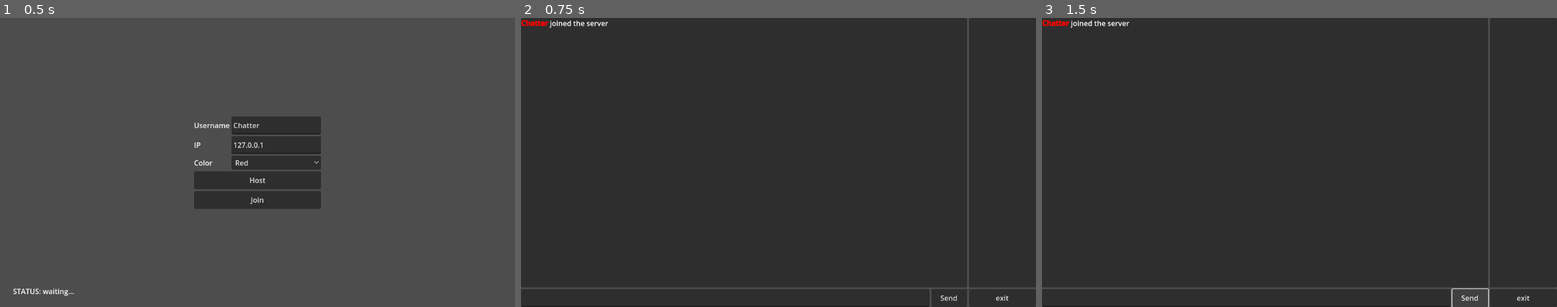
Above: before the commit, frames 1-3 (left to right).
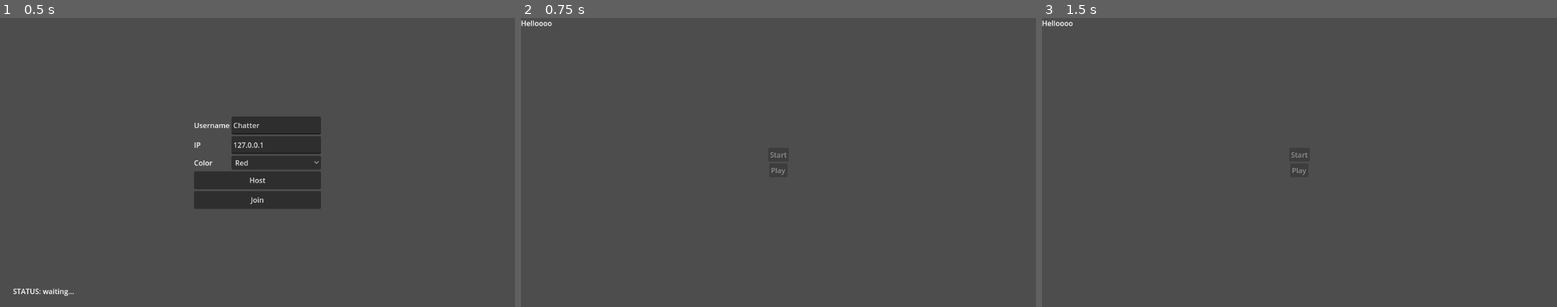
Above: after the commit, the same moments.

Repository: Tom3s/wildest-cards
Game: Godot game, scene res://OnlineMenu.tscn
The game is run twice, just before and just after one commit, with the same random seed, the same clock (stepped at 60 frames per second) and the same inputs. Before the commit the project has no main scene; this scene is started directly in both runs.
Inputs (mouse positions are in pixels of both pictures, inside the frame that each line leads up to):
- Up to frame 1 (0.5 s): no input
- Up to frame 2 (0.75 s): click "Host" at 0.5 s
- Up to frame 3 (1.5 s): click (1469, 298) at 1.25 s, where only the run before the commit has a clickable "Send"

Frame 1 is identical in both runs. In frame 2, 99% of the frame differs, in the area x 0-100%, y 0-100%; in frame 3, 98%.
Error before the commit: Cannot call method 'get_multiplayer' on a null value. (res://OnlineMenu.gd:61)
Error after the commit: Cannot call method 'get_multiplayer' on a null value. (res://OnlineMenu.gd:62)

Commit message:
Turns for players

Diff:
--- /dev/null
+++ b/CardFactory.gd
@@ -0,0 +1,42 @@
+extends Node
+class_name CardFactory
+
+const COLORS = [
+	'red',
+	'blue',
+	'green',
+	'yellow',
+]
+
+const MIN_VALUE = 0
+const MAX_VALUE = 10
+
+const COLORED_SPECIALS = [
+	'drawTwo',
+	'reverse',
+	'skip',
+]
+
+const WILD_SPECIALS = [
+	'basic',
+	'drawFour',
+]
+
+static func getNewDeck() -> Array[String]:
+	var deck = []
+	for color in COLORS:
+		for value in range(MIN_VALUE, MAX_VALUE + 1):
+			deck.append(color + '/' + str(value))
+		for special in COLORED_SPECIALS:
+			deck.append(color + '/' + special)
+			deck.append(color + '/' + special)
+	for special in WILD_SPECIALS:
+		deck.append('wild/' + special)
+		deck.append('wild/' + special)
+		deck.append('wild/' + special)
+
+	# this ensures that the deck is always shuffled differently
+	randomize()
+	deck.shuffle()
+
+	return deck
--- a/Global/Network.gd
+++ b/Global/Network.gd
@@ -7,6 +7,7 @@
 
 var username: String = "Chatter"
 var userColor: String = "Red"
+var userId: int = -1
 
 var userList: Dictionary = {}
 
@@ -49,7 +50,7 @@
 	changeToChatroom()
 
 func changeToChatroom():
-	get_tree().change_scene_to_file("res://Chatroom.tscn")
+	get_tree().change_scene_to_file("res://Ingame/MatchIngame.tscn")
 
 func closeConnection():
 	get_tree().get_multiplayer().multiplayer_peer = null
--- /dev/null
+++ b/Ingame/DrawPile.gd
@@ -0,0 +1,28 @@
+extends Node2D
+class_name DrawPile
+
+var cards = []
+
+signal outOfCards
+signal reshuffled
+
+func reset():
+	cards = CardFactory.getNewDeck()
+
+func reshuffle(playedCards: Array[String]) -> void:
+	cards = playedCards
+	randomize()
+	cards.shuffle()
+	reshuffled.emit()
+
+
+func drawCards(quantity: int = 1) -> Array[String]:
+	if cards.size() < quantity:
+		outOfCards.emit()
+		await reshuffled
+
+	var drawnCards = []
+	for i in range(quantity):
+		drawnCards.append(cards.pop_back())
+
+	return drawnCards
--- /dev/null
+++ b/Ingame/MatchEventListener.gd
@@ -0,0 +1,75 @@
+extends Node
+class_name MatchEventListener
+
+@onready var startButton: Button = %StartButton
+@onready var playButton: Button = %PlayButton
+@onready var playerList: RichTextLabel = %PlayerList
+
+@onready var state: MatchStateMachine = %MatchStateMachine
+
+
+
+func setup():
+	playButton.disabled = true
+	startButton.disabled = Network.userId != 1
+	connectSignals()
+
+func connectSignals():
+	startButton.pressed.connect(startGame)
+	playButton.pressed.connect(onPlayButton_pressed)
+
+	Network.userListNeedsUpdate.connect(onNetwork_userListNeedsUpdate)
+	get_tree().get_multiplayer().peer_disconnected.connect(onUserLeftServer)
+
+func onPlayButton_pressed():
+	rpc("incrementPlayerIndexForAll")
+	await state.playerIndexIncremented
+	print('[MatchEventListener.gd] Player index incremented; client: ', Network.userId)
+	# playerList.setPlayers(state.playerNames, state.currentPlayerIndex)
+	# rpc("setPlayerListForAll")
+	# rpc("setPlayButtonEnabled")
+
+
+@rpc("any_peer", "call_local", "reliable")
+func incrementPlayerIndexForAll():
+	state.incrementPlayerIndex()
+	setPlayerListForAll()
+	setPlayButtonEnabled()
+
+@rpc("any_peer", "call_local", "reliable")
+func setPlayerListForAll() -> void:
+	playerList.setPlayers(state.playerNames, state.currentPlayerIndex)
+
+func onNetwork_userListNeedsUpdate():
+	state.playerIds.clear()
+	state.playerNames.clear()
+	for userId in Network.userList:
+		state.playerIds.append(userId.to_int())
+		state.playerNames.append(Network.userList[userId])
+
+	print('[MatchEventListener.gd] User list updated.')
+
+
+
+func onUserLeftServer(id: int):
+	Network.userList.erase(str(id))
+	onNetwork_userListNeedsUpdate()
+
+func startGame():
+	print('[MatchEventListener.gd] Starting game.')
+	state.currentPlayerIndex = 0
+	setPlayerListForAll()
+	setPlayButtonEnabled()
+	rpc("initClients")
+
+@rpc("call_remote", "reliable")
+func initClients():
+	print('[MatchEventListener.gd] Initializing clients.')
+	state.currentPlayerIndex = 0
+	setPlayerListForAll()
+	setPlayButtonEnabled()
+
+@rpc("any_peer", "call_local", "reliable")
+func setPlayButtonEnabled():
+	print('[MatchEventListener.gd] Setting button; current: ', state.currentPlayerIndex, ' my id: ', Network.userId)
+	playButton.disabled = state.playerIds[state.currentPlayerIndex] != Network.userId
--- /dev/null
+++ b/Ingame/MatchIngame.gd
@@ -0,0 +1,8 @@
+extends Node2D
+
+
+func _ready():
+	setup()
+
+func setup():
+	%MatchEventListener.setup()
--- /dev/null
+++ b/Ingame/MatchIngame.tscn
@@ -0,0 +1,68 @@
+[gd_scene load_steps=7 format=3 uid="uid://ddmm7kh3jndg6"]
+
+[ext_resource type="Script" path="res://Ingame/MatchIngame.gd" id="1_3heis"]
+[ext_resource type="Script" path="res://Ingame/PlayerList.gd" id="2_fkp6r"]
+[ext_resource type="Script" path="res://Ingame/DrawPile.gd" id="3_tt3b6"]
+[ext_resource type="Script" path="res://Ingame/PlayedPile.gd" id="4_lmc7c"]
+[ext_resource type="Script" path="res://Ingame/MatchStateMachine.gd" id="5_0k6p4"]
+[ext_resource type="Script" path="res://Ingame/MatchEventListener.gd" id="6_qujvo"]
+
+[node name="MatchIngame" type="Node2D"]
+script = ExtResource("1_3heis")
+
+[node name="CanvasLayer" type="CanvasLayer" parent="."]
+
+[node name="VBoxContainer" type="VBoxContainer" parent="CanvasLayer"]
+anchors_preset = 8
+anchor_left = 0.5
+anchor_top = 0.5
+anchor_right = 0.5
+anchor_bottom = 0.5
+offset_left = -20.5
+offset_top = -33.0
+offset_right = 20.5
+offset_bottom = 33.0
+grow_horizontal = 2
+grow_vertical = 2
+
+[node name="StartButton" type="Button" parent="CanvasLayer/VBoxContainer"]
+unique_name_in_owner = true
+layout_mode = 2
+size_flags_horizontal = 6
+size_flags_vertical = 6
+text = "Start"
+
+[node name="PlayButton" type="Button" parent="CanvasLayer/VBoxContainer"]
+unique_name_in_owner = true
+layout_mode = 2
+size_flags_horizontal = 6
+size_flags_vertical = 6
+text = "Play"
+
+[node name="PlayerList" type="RichTextLabel" parent="CanvasLayer"]
+unique_name_in_owner = true
+custom_minimum_size = Vector2(250, 0)
+anchors_preset = 9
+anchor_bottom = 1.0
+offset_right = 1.0
+grow_vertical = 2
+size_flags_horizontal = 0
+bbcode_enabled = true
+text = "Helloooo"
+script = ExtResource("2_fkp6r")
+
+[node name="DrawPile" type="Node2D" parent="."]
+unique_name_in_owner = true
+script = ExtResource("3_tt3b6")
+
+[node name="PlayedPile" type="Node2D" parent="."]
+unique_name_in_owner = true
+script = ExtResource("4_lmc7c")
+
+[node name="MatchStateMachine" type="Node" parent="."]
+unique_name_in_owner = true
+script = ExtResource("5_0k6p4")
+
+[node name="MatchEventListener" type="Node" parent="."]
+unique_name_in_owner = true
+script = ExtResource("6_qujvo")
--- /dev/null
+++ b/Ingame/MatchStateMachine.gd
@@ -0,0 +1,13 @@
+extends Node
+class_name MatchStateMachine
+
+var currentPlayerIndex = -1
+
+var playerIds: Array[int]
+var playerNames: Array[String]
+
+signal playerIndexIncremented
+
+func incrementPlayerIndex():
+	currentPlayerIndex = (currentPlayerIndex + 1) % playerIds.size()
+	playerIndexIncremented.emit()
--- /dev/null
+++ b/Ingame/PlayedPile.gd
@@ -0,0 +1,30 @@
+extends Node2D
+class_name PlayedPile
+
+var cards = []
+
+func playCard(card: String) -> bool:
+	var topCard = cards[-1]
+
+	if playable(card, topCard):
+		cards.append(card)
+		return true
+	else:
+		return false
+
+func playable(card: String, topCard: String) -> bool:
+	var cardProperties = card.split("/")
+	var topCardProperties = topCard.split("/")
+
+	# match color
+	if cardProperties[0] == topCardProperties[0] || cardProperties[0] == 'wild':
+		return true
+	# match number
+	elif cardProperties[1] == topCardProperties[1]:
+		return true
+	return false
+
+func getAndClearPlayedCars() -> Array[String]:
+	var playedCards = cards
+	cards = []
+	return playedCards
--- /dev/null
+++ b/Ingame/PlayerList.gd
@@ -0,0 +1,10 @@
+extends RichTextLabel
+
+func setPlayers(playerNames: Array[String], currentPlayerIndex: int) -> void:
+	text = ""
+	for i in range(playerNames.size()):
+		if i == currentPlayerIndex:
+			text += "[color=#00ff00]" + playerNames[i] + "[/color]"
+		else:
+			text += playerNames[i]
+		text += "\n"
--- a/OnlineMenu.gd
+++ b/OnlineMenu.gd
@@ -50,6 +50,7 @@
 
 	statusLabel.text = "STATUS: Connecting to server - " + ipAddress.text
 	Network.username = username.text
+	Network.userId = get_tree().get_multiplayer().get_unique_id()
 
 
 
@@ -59,6 +60,7 @@
 	Network.username = username.text
 
 	var id = get_tree().get_multiplayer().get_unique_id()
+	Network.userId = id
 	Network.userList[str(id)] = Network.username
 
 func onConnectionFailed():
--- a/project.godot
+++ b/project.godot
@@ -11,6 +11,7 @@
 [application]
 
 config/name="Wildest Cards"
+run/main_scene="res://OnlineMenu.tscn"
 config/features=PackedStringArray("4.0", "Mobile")
 config/icon="res://icon.svg"
 
Not shown, changed: .gitignore
Not shown, added: Cards.md
Not shown, changed: README.md
